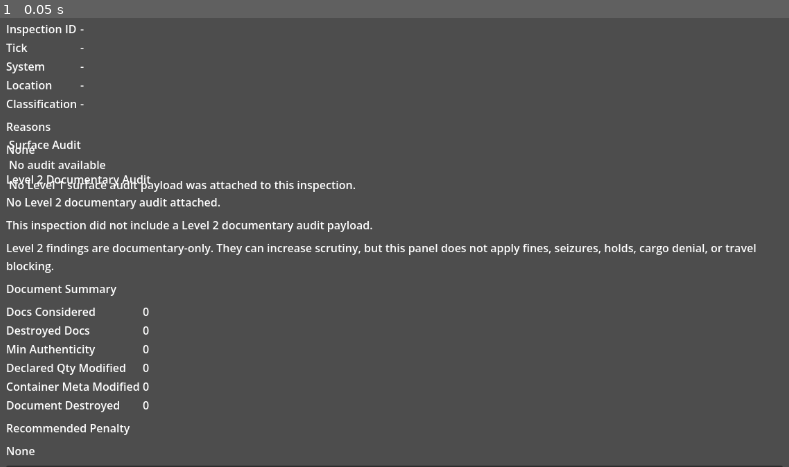
Above: before the commit, frame 1.
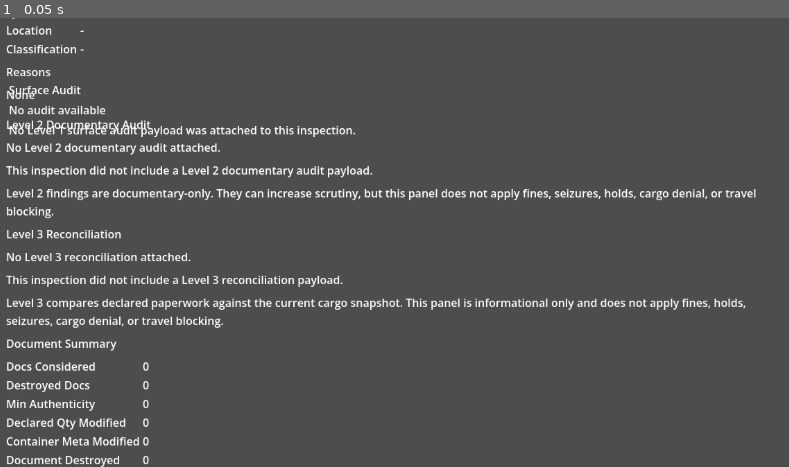
Above: after the commit, the same moment.

Repository: DKyd/Tiny-Cormorant
Game: Godot game, scene res://scenes/ui/CustomsInspectionPanel.tscn
Two runs of this game, one before a commit and one after it. Both use one fixed random seed, a clock stepped at 60 frames per second and the inputs below. This scene is started directly instead of the project's main scene.
Inputs:
- Up to frame 1 (0.05 s): no input

The runs differ from the first frame. In frame 1, 9.4% of the frame differs, in the area x 0-100%, y 0-100%.

Commit message:
issue-0138: Surface Level 3 reconciliation in inspection UI

Diff:
--- a/scenes/ui/CustomsInspectionPanel.tscn
+++ b/scenes/ui/CustomsInspectionPanel.tscn
@@ -107,6 +107,25 @@
 autowrap_mode = 3
 text = "Level 2 findings are documentary-only. They can increase scrutiny, but this panel does not apply fines, seizures, holds, cargo denial, or travel blocking."
 
+[node name="Level3ReconciliationLabel" type="Label" parent="MarginContainer/VBoxContainer"]
+layout_mode = 2
+text = "Level 3 Reconciliation"
+
+[node name="Level3ReconciliationStatus" type="Label" parent="MarginContainer/VBoxContainer"]
+layout_mode = 2
+text = "No Level 3 reconciliation attached."
+
+[node name="Level3ReconciliationFindings" type="RichTextLabel" parent="MarginContainer/VBoxContainer"]
+layout_mode = 2
+fit_content = true
+scroll_active = false
+text = "No Level 3 reconciliation attached."
+
+[node name="Level3ReconciliationBoundary" type="Label" parent="MarginContainer/VBoxContainer"]
+layout_mode = 2
+autowrap_mode = 3
+text = "Level 3 compares declared paperwork against the current cargo snapshot. This panel is informational only and does not apply fines, holds, seizures, cargo denial, or travel blocking."
+
 [node name="DocSummaryLabel" type="Label" parent="MarginContainer/VBoxContainer"]
 layout_mode = 2
 text = "Document Summary"
--- a/scripts/ui/CustomsInspectionPanel.gd
+++ b/scripts/ui/CustomsInspectionPanel.gd
@@ -12,6 +12,8 @@
 @onready var surface_audit_panel: SurfaceAuditPanel = $MarginContainer/VBoxContainer/SurfaceAuditPanel
 @onready var level2_audit_status: Label = $MarginContainer/VBoxContainer/Level2AuditStatus
 @onready var level2_audit_findings: RichTextLabel = $MarginContainer/VBoxContainer/Level2AuditFindings
+@onready var level3_reconciliation_status: Label = $MarginContainer/VBoxContainer/Level3ReconciliationStatus
+@onready var level3_reconciliation_findings: RichTextLabel = $MarginContainer/VBoxContainer/Level3ReconciliationFindings
 @onready var docs_considered_value: Label = $MarginContainer/VBoxContainer/DocSummaryGrid/DocsConsideredValue
 @onready var destroyed_docs_value: Label = $MarginContainer/VBoxContainer/DocSummaryGrid/DestroyedDocsValue
 @onready var min_authenticity_value: Label = $MarginContainer/VBoxContainer/DocSummaryGrid/MinAuthenticityValue
@@ -26,6 +28,7 @@
 	title_label.text = "Customs Inspection"
 	reasons_text.bbcode_enabled = false
 	level2_audit_findings.bbcode_enabled = false
+	level3_reconciliation_findings.bbcode_enabled = false
 	if close_button and not close_button.pressed.is_connected(_on_close_pressed):
 		close_button.pressed.connect(_on_close_pressed)
 	_set_empty_report()
@@ -46,6 +49,7 @@
 	if surface_audit_panel:
 		surface_audit_panel.set_audit(report.get("level1_audit", {}))
 	_set_level2_audit(report.get("level2_audit", null))
+	_set_level3_reconciliation(report.get("level3_reconciliation", null))
 
 	var doc_summary: Dictionary = report.get("doc_summary", {})
 	docs_considered_value.text = str(doc_summary.get("num_docs_considered", 0))
@@ -70,6 +74,7 @@
 	if surface_audit_panel:
 		surface_audit_panel.set_audit({})
 	_set_level2_audit(null)
+	_set_level3_reconciliation(null)
 	docs_considered_value.text = "0"
 	destroyed_docs_value.text = "0"
 	min_authenticity_value.text = "0"
@@ -227,5 +232,178 @@
 	return "[%s]" % " ".join(parts)
 
 
+func _set_level3_reconciliation(level3_variant) -> void:
+	if not (level3_variant is Dictionary):
+		level3_reconciliation_status.text = "No Level 3 reconciliation attached."
+		level3_reconciliation_findings.text = "This inspection did not include a Level 3 reconciliation payload."
+		return
+
+	var level3: Dictionary = level3_variant
+	if level3.is_empty():
+		level3_reconciliation_status.text = "No Level 3 reconciliation attached."
+		level3_reconciliation_findings.text = "This inspection did not include a Level 3 reconciliation payload."
+		return
+
+	var classification_raw: String = String(level3.get("classification", "")).strip_edges().to_lower()
+	if classification_raw == "":
+		level3_reconciliation_status.text = "Level 3 reconciliation unavailable."
+		level3_reconciliation_findings.text = "Level 3 payload was attached, but its outcome was missing or malformed."
+		return
+
+	level3_reconciliation_status.text = "Outcome: %s" % _format_level3_classification(classification_raw)
+	level3_reconciliation_findings.text = _format_level3_reconciliation_details(level3, classification_raw)
+
+
+func _format_level3_classification(classification: String) -> String:
+	match classification:
+		"clean":
+			return "Clean"
+		"suspicious":
+			return "Suspicious"
+		"not_evaluable":
+			return "Not evaluable"
+		_:
+			return classification.replace("_", " ").capitalize()
+
+
+func _format_level3_reconciliation_details(level3: Dictionary, classification: String) -> String:
+	var lines: Array[String] = []
+	var summary: String = String(level3.get("summary", "")).strip_edges()
+	if summary != "":
+		lines.append(summary)
+	else:
+		lines.append(_get_level3_fallback_summary(classification))
+
+	_append_level3_findings(lines, level3.get("findings", null), classification)
+	_append_level3_not_evaluable(lines, level3.get("not_evaluable", null), classification)
+
+	if lines.is_empty():
+		return _get_level3_fallback_summary(classification)
+	return "\n".join(lines)
+
+
+func _get_level3_fallback_summary(classification: String) -> String:
+	match classification:
+		"clean":
+			return "Declared cargo and runtime cargo are within reconciliation tolerance."
+		"suspicious":
+			return "Reconciliation found report-only mismatches."
+		"not_evaluable":
+			return "Reconciliation could not fully evaluate the available paperwork and cargo snapshot."
+		_:
+			return "Level 3 reconciliation payload was attached, but its outcome is not recognized."
+
+
+func _append_level3_findings(lines: Array[String], findings_variant, classification: String) -> void:
+	if findings_variant == null:
+		if classification == "suspicious":
+			lines.append("Level 3 reported mismatches, but no findings payload was attached.")
+		return
+	if not (findings_variant is Array):
+		lines.append("Level 3 findings were present but malformed.")
+		return
+
+	var findings: Array = findings_variant
+	var appended_count: int = 0
+	for finding_variant in findings:
+		if appended_count >= 3:
+			break
+		if not (finding_variant is Dictionary):
+			lines.append("- Finding payload was malformed.")
+			appended_count += 1
+			continue
+		var finding: Dictionary = finding_variant
+		lines.append(_format_level3_finding(finding))
+		appended_count += 1
+
+	if findings.size() > appended_count:
+		lines.append("Additional Level 3 items omitted from this view.")
+
+
+func _format_level3_finding(finding: Dictionary) -> String:
+	var code: String = String(finding.get("code", finding.get("check_id", ""))).strip_edges()
+	if code == "":
+		code = "L3-UNKNOWN"
+
+	var message: String = String(finding.get("message", finding.get("summary", ""))).strip_edges()
+	if message == "":
+		message = "No finding summary provided."
+
+	var detail_suffix: String = _format_level3_details_suffix(finding.get("details", null))
+	if detail_suffix != "":
+		return "- %s: %s %s" % [code, message, detail_suffix]
+	return "- %s: %s" % [code, message]
+
+
+func _append_level3_not_evaluable(lines: Array[String], not_evaluable_variant, classification: String) -> void:
+	if not_evaluable_variant == null:
+		if classification == "not_evaluable":
+			lines.append("Level 3 was not evaluable, but no not-evaluable details were attached.")
+		return
+	if not (not_evaluable_variant is Array):
+		lines.append("Level 3 not-evaluable details were present but malformed.")
+		return
+
+	var not_evaluable: Array = not_evaluable_variant
+	var appended_count: int = 0
+	for entry_variant in not_evaluable:
+		if appended_count >= 3:
+			break
+		if not (entry_variant is Dictionary):
+			lines.append("- Not evaluable: malformed entry.")
+			appended_count += 1
+			continue
+		var entry: Dictionary = entry_variant
+		lines.append(_format_level3_not_evaluable_entry(entry))
+		appended_count += 1
+
+	if not_evaluable.size() > appended_count:
+		lines.append("Additional Level 3 items omitted from this view.")
+
+
+func _format_level3_not_evaluable_entry(entry: Dictionary) -> String:
+	var reason: String = String(entry.get("reason", "")).strip_edges()
+	if reason == "":
+		reason = "unspecified"
+
+	var detail_parts: Array[String] = []
+	var commodity_id: String = String(entry.get("commodity_id", "")).strip_edges()
+	if commodity_id != "":
+		detail_parts.append("Commodity: %s." % commodity_id)
+	var doc_id: String = String(entry.get("doc_id", "")).strip_edges()
+	if doc_id != "":
+		detail_parts.append("Doc: %s." % doc_id)
+	var path: String = String(entry.get("path", "")).strip_edges()
+	if path != "":
+		detail_parts.append("Path: %s." % path)
+
+	if not detail_parts.is_empty():
+		return "- Not evaluable: %s [%s]" % [reason.replace("_", " "), " ".join(detail_parts)]
+	return "- Not evaluable: %s" % reason.replace("_", " ")
+
+
+func _format_level3_details_suffix(details_variant) -> String:
+	if not (details_variant is Dictionary):
+		return ""
+
+	var details: Dictionary = details_variant
+	var parts: Array[String] = []
+	var reason: String = String(details.get("reason", "")).strip_edges()
+	if reason != "":
+		parts.append("Reason: %s." % reason.replace("_", " "))
+
+	var commodity_id: String = String(details.get("commodity_id", "")).strip_edges()
+	if commodity_id != "":
+		parts.append("Commodity: %s." % commodity_id)
+
+	var doc_id: String = String(details.get("doc_id", "")).strip_edges()
+	if doc_id != "":
+		parts.append("Doc: %s." % doc_id)
+
+	if parts.is_empty():
+		return ""
+	return "[%s]" % " ".join(parts)
+
+
 func _on_close_pressed() -> void:
 	emit_signal("close_requested")
Not shown, changed: codex/runs/ACTIVE_RUN.txt
Not shown, added: codex/runs/issue-0138-surface-level-3-reconciliation-in-inspection-ui/job.md
Not shown, added: codex/runs/issue-0138-surface-level-3-reconciliation-in-inspection-ui/results.md
